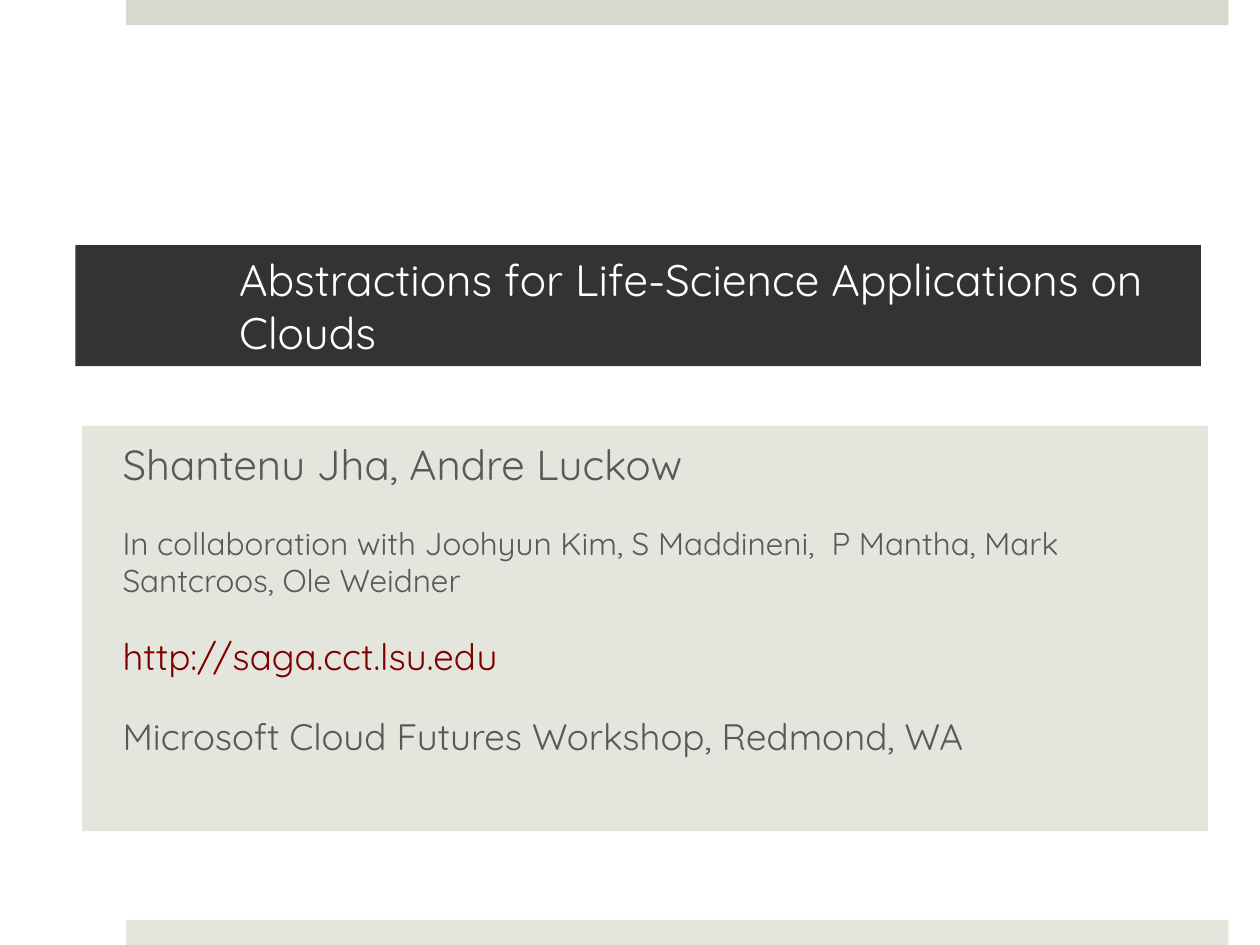
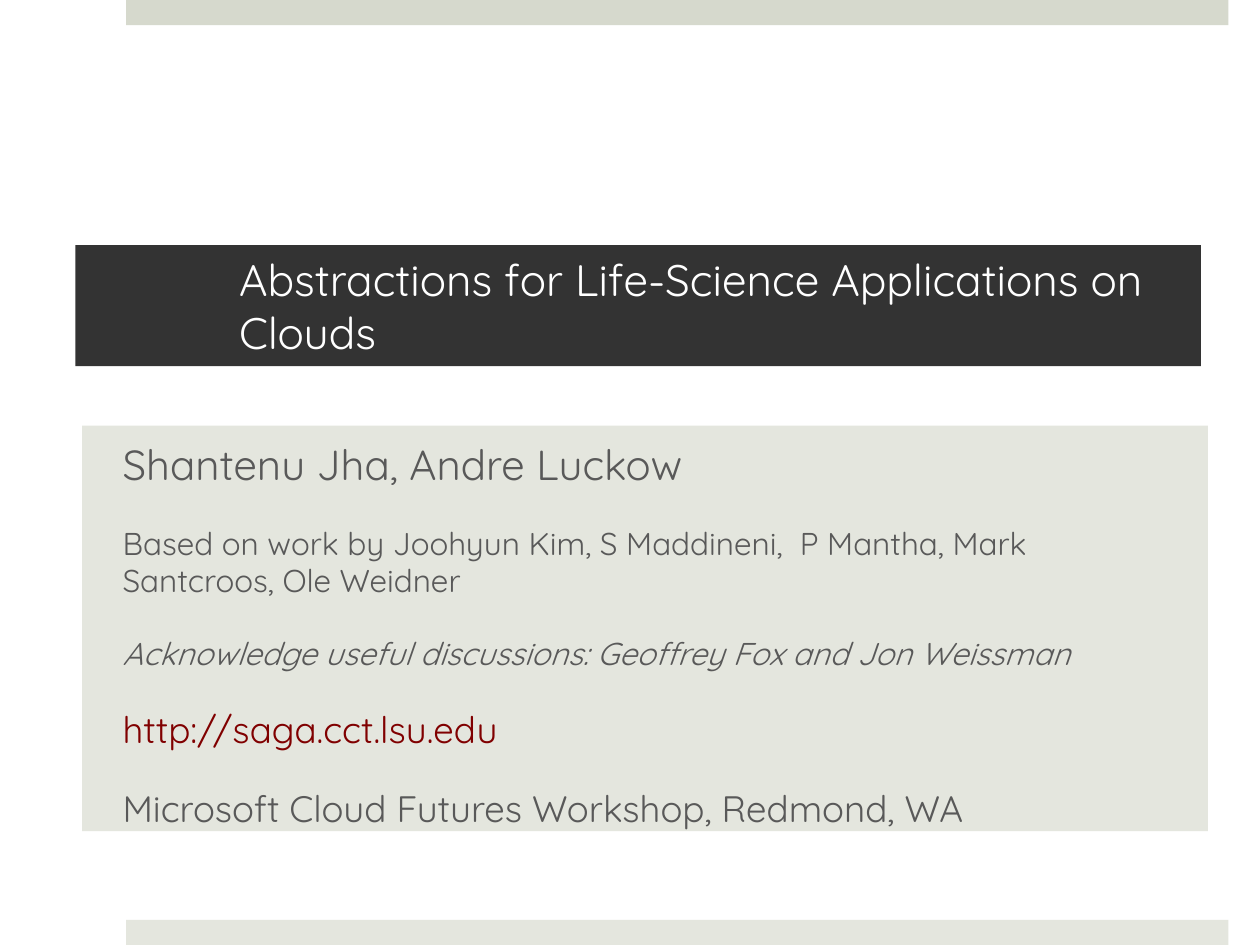
Before and after one commit to saga-project/saga-cpp-legacy-projects, a slide deck: slide 1 of saga-talks/abstractions_for_ls-microsoft.pptx. Drawn at 1260x945 pixels with LibreOffice and Linux fonts; fonts in the diff are those of the drawing; background and template pictures are left out. Boxes give left, top, right and bottom in pixels: in the first picture for what was removed or moved away, otherwise in the second. Text is boxed around its words. In the diff, an @@ line names an element or a change of style, - is before the commit and + after.

```diff
--- a/saga-talks/abstractions_for_ls-microsoft.pptx
+++ b/saga-talks/abstractions_for_ls-microsoft.pptx
@@ subtitle at (123,532,1070,671): text changed @@
-In collaboration with Joohyun Kim, S Maddineni, P Mantha, Mark Santcroos, Ole Weidner
+Based on work by Joohyun Kim, S Maddineni, P Mantha, Mark Santcroos, Ole Weidner
+Acknowledge useful discussions: Geoffrey Fox and Jon Weissman
```
Also in this commit, not shown: 18 other slides changed.
